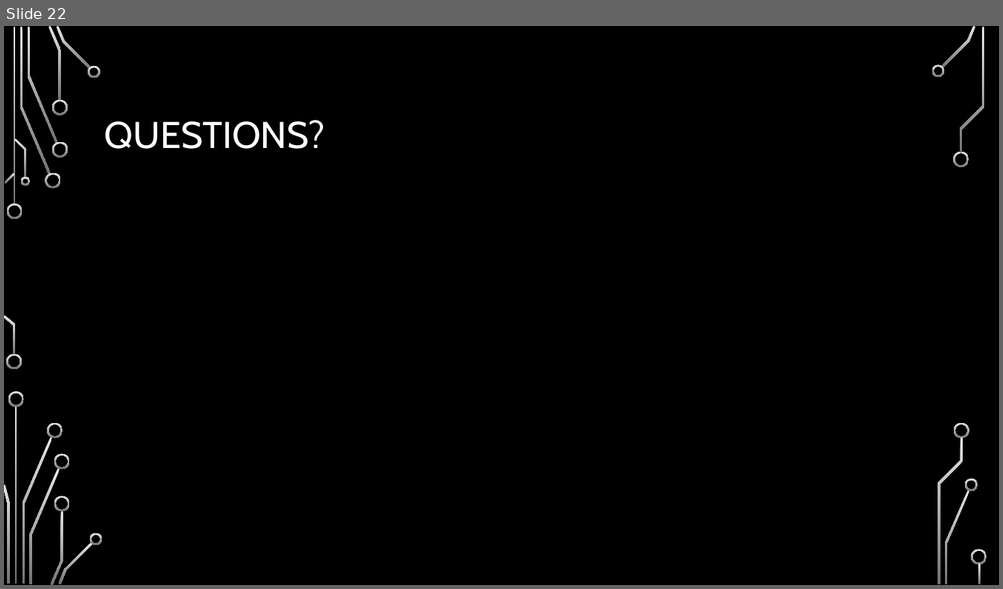
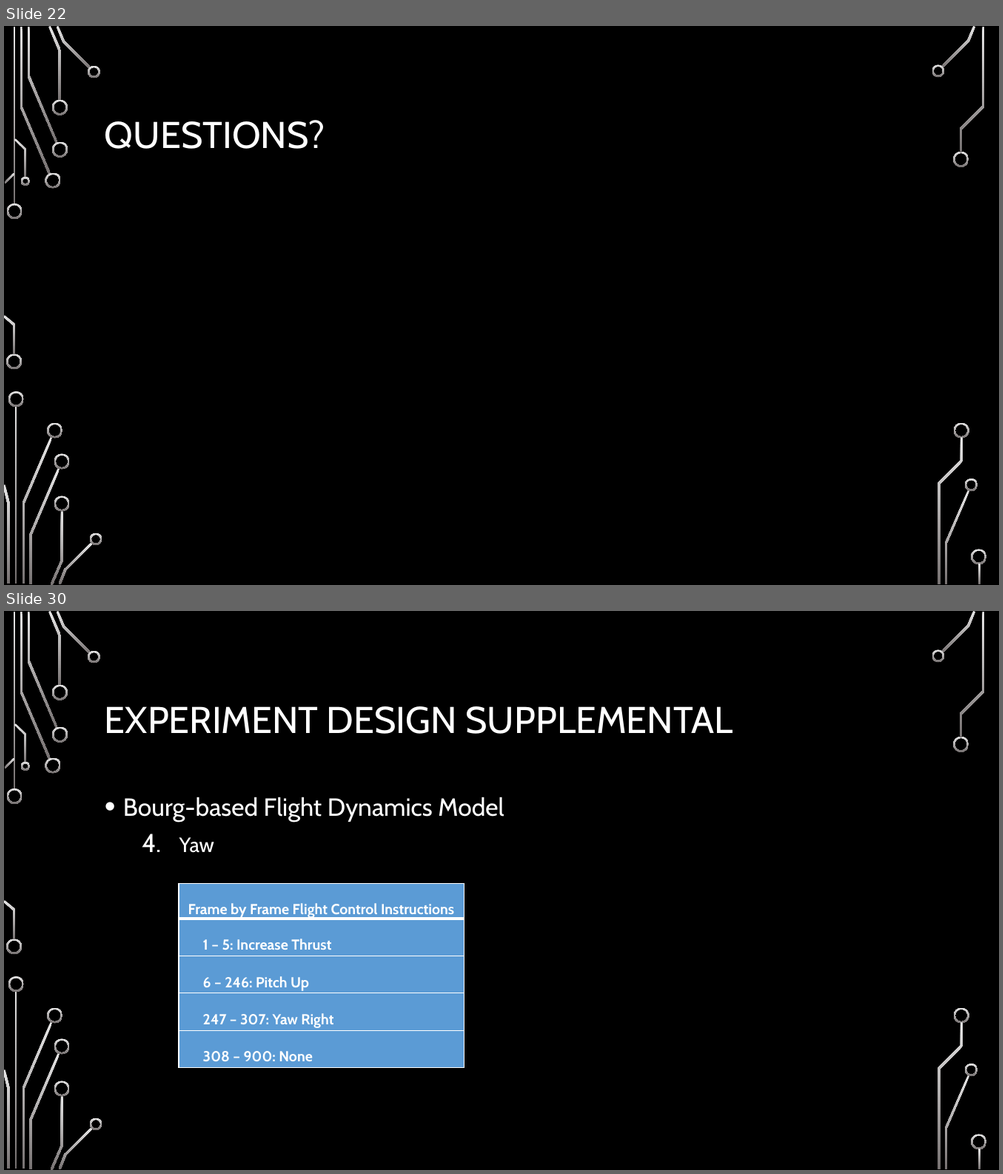
Before and after one commit to chaddw/ECS-Rust-FlightDynamics, a slide deck: Defense.pptx. Shown one above the other, each under a label of ours: slide 22 before the commit, slides 22 and 30 after it; the slides between them are not shown. The pictures are 1003x589 and 1003x1174 pixels, drawn with LibreOffice and Linux fonts; fonts in the diff are those of the drawing; background and template pictures are left out. Boxes give left, top, right and bottom in pixels: in the first picture for what was removed or moved away, otherwise in the second. Text is boxed around its words. In the diff, an @@ line names an element or a change of style, - is before the commit and + after.

```diff
--- a/Defense.pptx
+++ b/Defense.pptx
@@ slide 30 added at (x1=4, y1=611, x2=999, y2=1170), background picture (left out); not listed: 36 template elements that a slide beside it also shows @@
@@ title added at (x1=105, y1=706, x2=733, y2=734), 36 pt, text #FFFFFF @@
+EXPERIMENT DESIGN SUPPLEMENTAL
@@ text added at (x1=123, y1=797, x2=504, y2=853), 24 pt, text #FFFFFF @@
+• Bourg-based Flight Dynamics Model
+  4. Yaw
@@ table added at (x1=179, y1=883, x2=464, y2=1068), 5 rows, 1 columns @@
+Frame by Frame Flight Control Instructions
+1 – 5: Increase Thrust
+6 – 246: Pitch Up
+247 – 307: Yaw Right
+308 – 900: None
```
Also in this commit, not shown: 2 slides changed, 11 other slides added, 1 slide removed.
